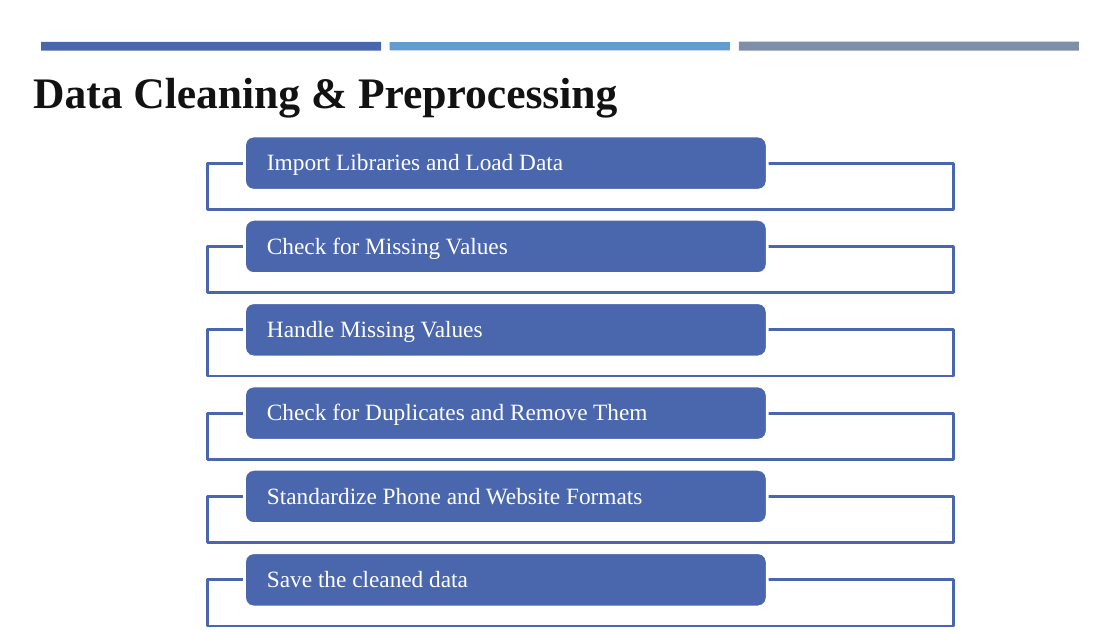
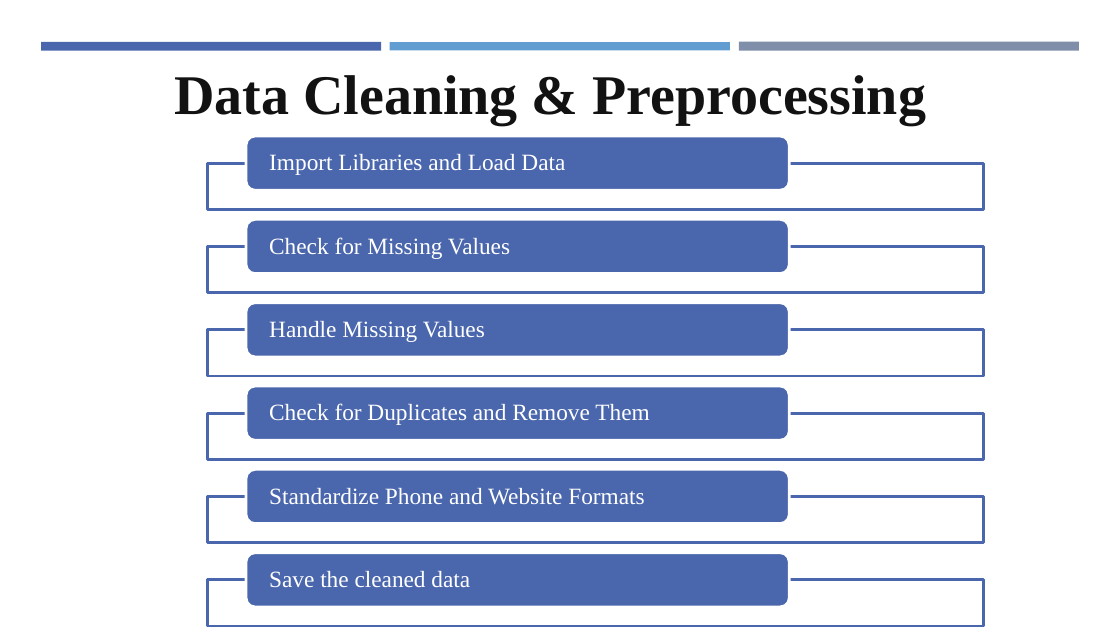
Before and after one commit to kouakoua1/Hospital-Analysis, a slide deck: slide 6 of 5 - Hospital Data Analysis report - Presentation.pptx. Drawn at 1120x630 pixels with LibreOffice and Linux fonts; fonts in the diff are those of the drawing. Boxes give left, top, right and bottom in pixels: in the first picture for what was removed or moved away, otherwise in the second. Text is boxed around its words. In the diff, an @@ line names an element or a change of style, - is before the commit and + after.

```diff
--- a/5 - Hospital Data Analysis report - Presentation.pptx
+++ b/5 - Hospital Data Analysis report - Presentation.pptx
@@ text "Data Cleaning & Preprocessing": place and size @@
-text "Data Cleaning & Preprocessing" at (33,77,617,117)
+text "Data Cleaning & Preprocessing" at (174,75,927,125)
@@ text "Data Cleaning & Preprocessing" at (174,75,927,125): size 28 to 36 pt @@
@@ rounded rectangle: place and size @@
-rounded rectangle at (244,136,767,189)
+rounded rectangle at (246,136,790,189)
@@ rectangle: place and size @@
-rectangle at (207,164,954,209)
+rectangle at (207,164,983,209)
@@ rounded rectangle: place and size @@
-rounded rectangle at (244,220,767,273)
+rounded rectangle at (246,220,790,273)
@@ rectangle: place and size @@
-rectangle at (207,246,954,292)
+rectangle at (207,246,983,292)
@@ rounded rectangle: place and size @@
-rounded rectangle at (244,302,767,356)
+rounded rectangle at (246,302,790,356)
@@ rectangle: place and size @@
-rectangle at (207,330,954,376)
+rectangle at (207,330,983,376)
@@ rounded rectangle: place and size @@
-rounded rectangle at (244,386,767,440)
+rounded rectangle at (246,386,790,440)
@@ rectangle: place and size @@
-rectangle at (207,413,954,459)
+rectangle at (207,413,983,459)
@@ rounded rectangle: place and size @@
-rounded rectangle at (244,469,767,523)
+rounded rectangle at (246,469,790,523)
@@ rectangle: place and size @@
-rectangle at (207,496,954,542)
+rectangle at (207,496,983,542)
@@ rounded rectangle: place and size @@
-rounded rectangle at (244,553,767,607)
+rounded rectangle at (246,553,790,607)
@@ rectangle: place and size @@
-rectangle at (207,580,954,626)
+rectangle at (207,580,983,626)
```
Also in this commit, not shown: 18 other slides changed, 5 slides added, 21 slides removed.
